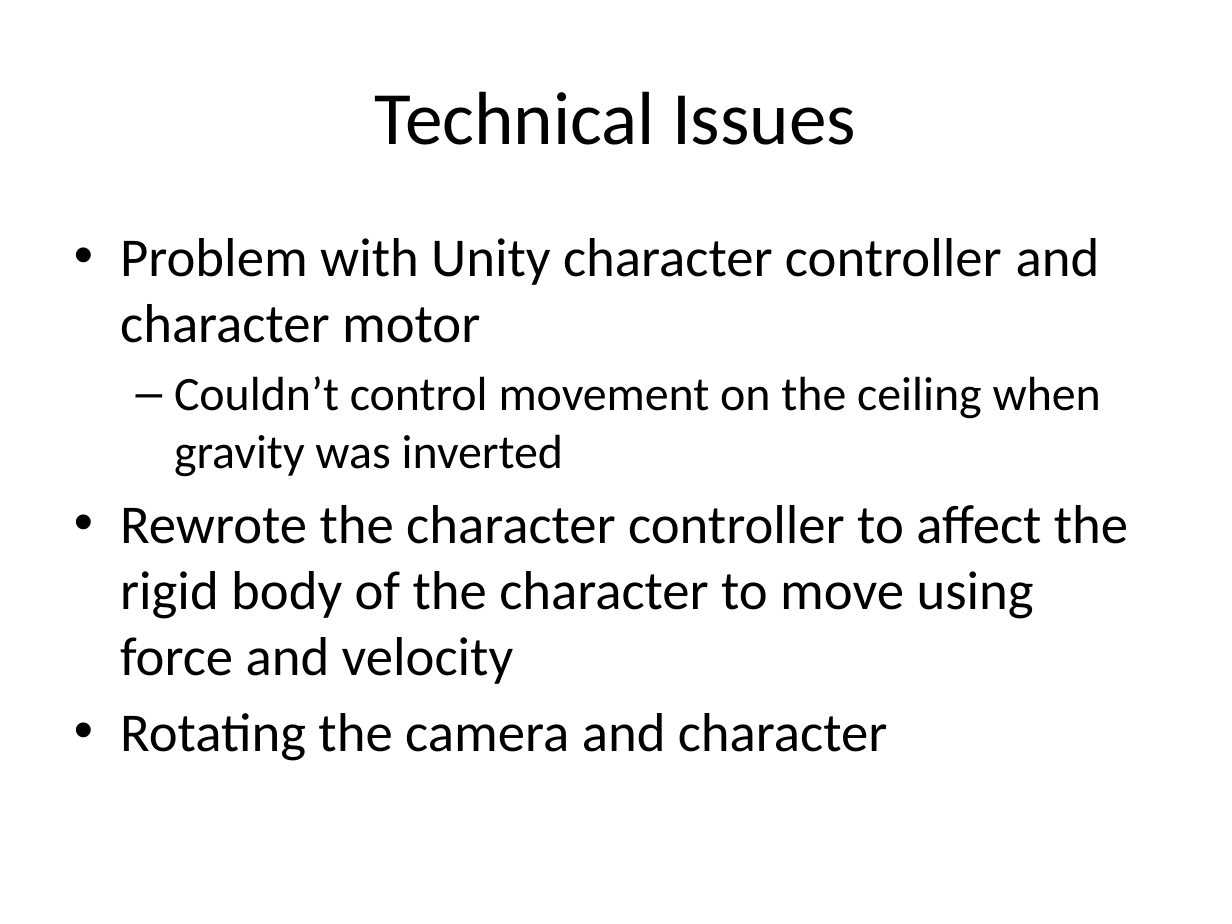
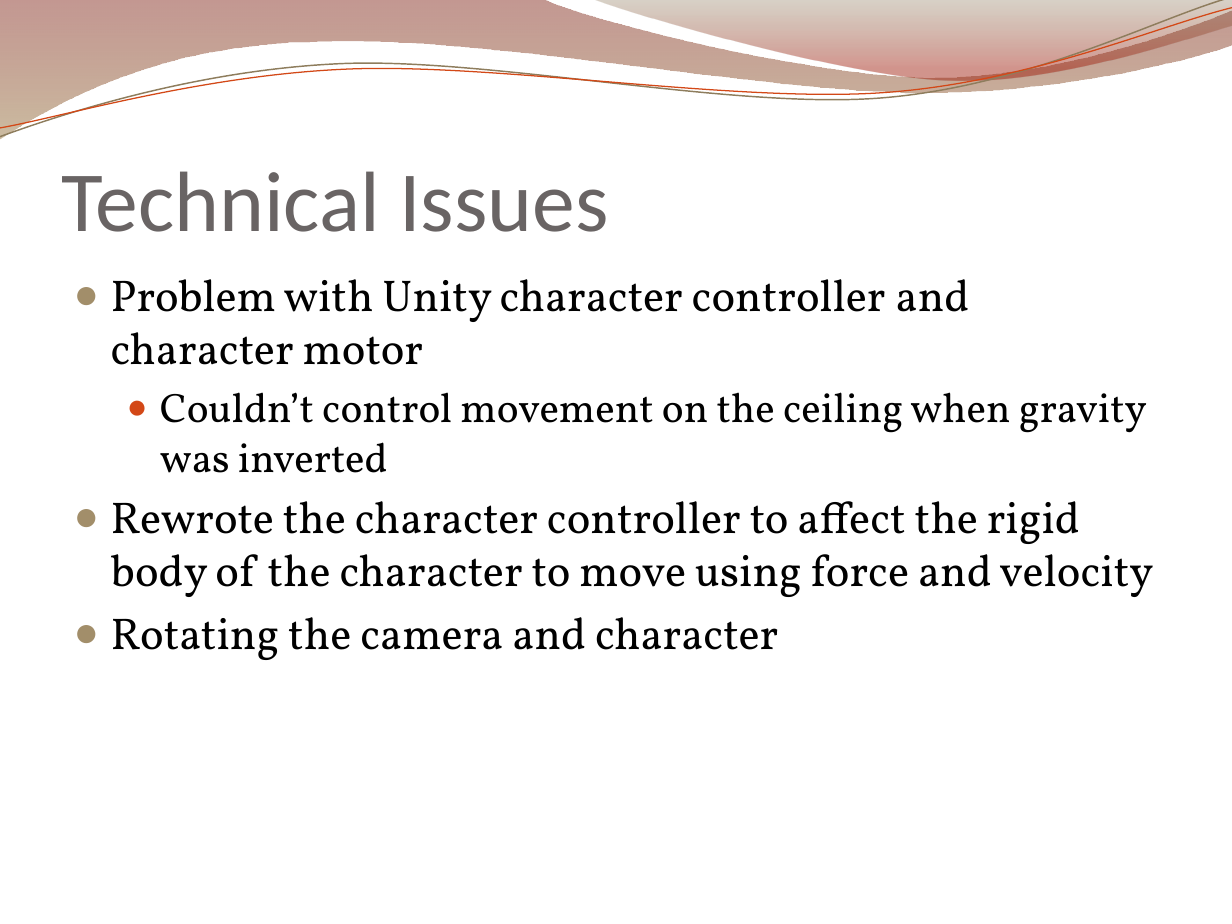
Before and after one commit to moskatero/FinalGameProject, a slide deck: slide 5 of ppt/ppt.pptx. Drawn at 1232x924 pixels with LibreOffice and Linux fonts; fonts in the diff are those of the drawing; background and template pictures are left out. Boxes give left, top, right and bottom in pixels: in the first picture for what was removed or moved away, otherwise in the second. Text is boxed around its words. In the diff, an @@ line names an element or a change of style, - is before the commit and + after.

```diff
--- a/ppt/ppt.pptx
+++ b/ppt/ppt.pptx
@@ freeform shape added at <box>0,0,1232,139</box>, fill gradient #7C1A0E to #A18552 @@
@@ freeform shape added at <box>0,0,1232,144</box>, outline #8F7D5E 0.85 pt @@
@@ freeform shape added at <box>0,8,1232,137</box>, outline #D34817 0.75 pt @@
@@ freeform shape added at <box>590,0,1232,85</box>, fill gradient #7E6B48 to #9F1705 @@
@@ title "Technical Issues": place and size @@
-title "Technical Issues" at <box>375,91,856,145</box>
+title "Technical Issues" at <box>62,171,608,232</box>
@@ title "Technical Issues" at <box>62,171,608,232</box>: size 44 to 50 pt, text colour #000000 to #696464; alignment centre to left; vertical alignment middle to bottom @@
@@ text "Problem with Unity character controller ...": place and size @@
-text "Problem with Unity character controller ..." at <box>120,238,1128,761</box>
+text "Problem with Unity character controller ..." at <box>111,279,1153,660</box>
@@ text "Problem with Unity character controller ..." at <box>111,279,1153,660</box>: size 32 to 26 pt in "Problem with Unity character controller and character ...", "Rewrote the character controller to affect the ...", "Rotating the camera and character"; font Calibri to Vollkorn; size 28 to 24 pt in "Couldn’t control movement on the ceiling when ..."; bullet • to ●; less space between paragraphs; bullet – to ● @@
```
Also in this commit, not shown: 4 other slides changed, 4 slides added, 1 slide removed.
